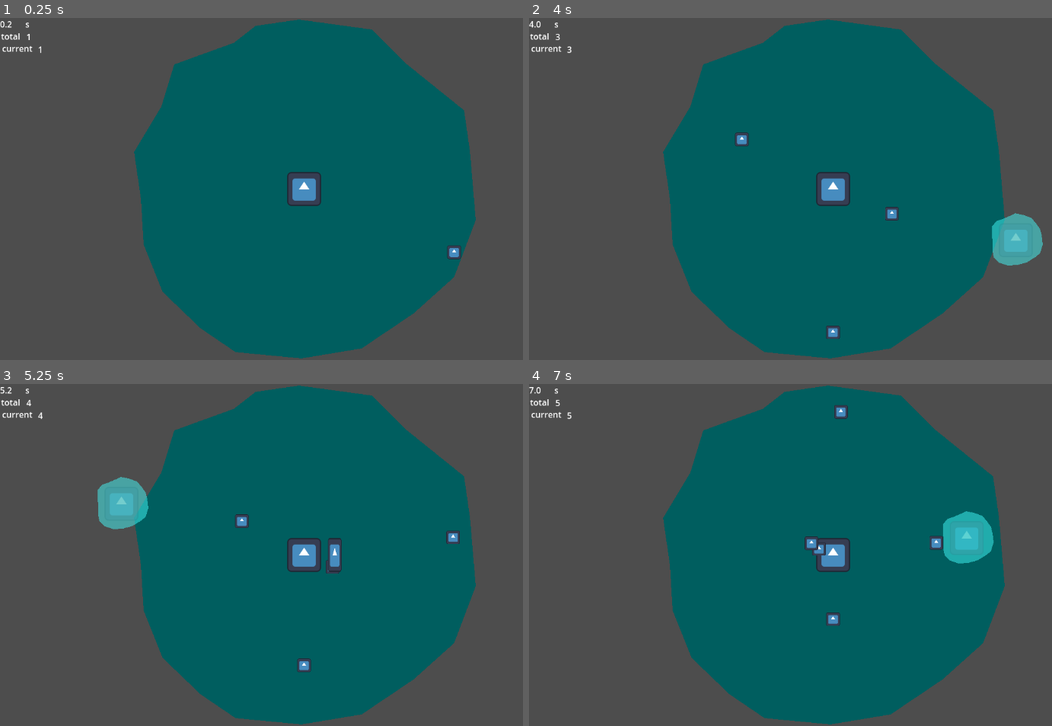
Above: before the commit, frames 1-4 (two rows, left to right).
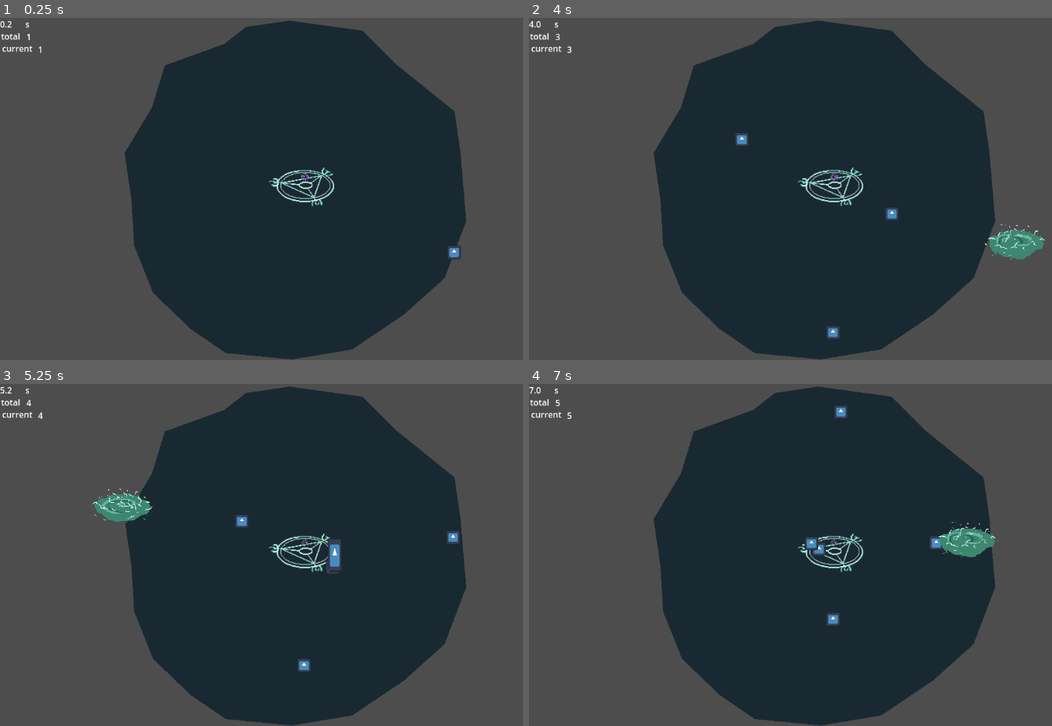
Above: after the commit, the same moments.

Repository: alifeee/loop
Game: Godot game, scene res://scenes/main.tscn
The game is run twice, just before and just after one commit, with the same random seed, the same clock (stepped at 60 frames per second) and the same inputs. The engine's default icon, where the game draws it, is replaced by a stand-in: a white triangle on a blue panel in a dark square.
Inputs (mouse positions are in pixels of both pictures, inside the frame that each line leads up to):
- Up to frame 1 (0.25 s): no input
- Up to frame 2 (4 s): tap Enter at 0.5 s; move the mouse to (968, 171) at 0.52 s; click (968, 171) at 0.67 s; move the mouse to (712, 206) at 1.27 s; click (712, 206) at 1.42 s; move the mouse to (895, 113) at 2.02 s; click (895, 113) at 2.17 s; move the mouse to (800, 257) at 2.77 s; click (800, 257) at 2.92 s; move the mouse to (1015, 240) at 3.52 s; click (1015, 240) at 3.67 s
- Up to frame 3 (5.25 s): move the mouse to (120, 503) at 4.27 s; click (120, 503) at 4.42 s; move the mouse to (334, 555) at 5.02 s; click (334, 555) at 5.17 s
- Up to frame 4 (7 s): move the mouse to (743, 469) at 5.77 s; click (743, 469) at 5.92 s; move the mouse to (968, 537) at 6.52 s; click (968, 537) at 6.67 s

The runs differ from the first frame. In frame 1, 52% of the frame differs, in the area x 23-91%, y 0-100%; in frame 2, 53%, in the area x 23-99%, y 0-100%; in frame 3, 52%; in frame 4, 52%.

Commit message:
feat: add assets

Diff:
--- a/scenes/loop.tscn
+++ b/scenes/loop.tscn
@@ -1,22 +1,59 @@
-[gd_scene load_steps=4 format=3 uid="uid://ck2h376ut281v"]
+[gd_scene load_steps=9 format=3 uid="uid://c23vyokedh25j"]
 
 [ext_resource type="Script" uid="uid://dc61jsp7ri5ni" path="res://scripts/loop.gd" id="1_fpe6o"]
 [ext_resource type="Texture2D" uid="uid://wajv0p62nlg7" path="res://icon.svg" id="1_p0t4i"]
+[ext_resource type="Texture2D" uid="uid://i4s55q5iy7e6" path="res://assets/animations/loop-effect/loop-damage.png" id="3_ayrsc"]
 
 [sub_resource type="CircleShape2D" id="CircleShape2D_fpe6o"]
 radius = 50.0
+
+[sub_resource type="AtlasTexture" id="AtlasTexture_85g3d"]
+atlas = ExtResource("3_ayrsc")
+region = Rect2(0, 0, 128, 128)
+
+[sub_resource type="AtlasTexture" id="AtlasTexture_choun"]
+atlas = ExtResource("3_ayrsc")
+region = Rect2(128, 0, 128, 128)
+
+[sub_resource type="AtlasTexture" id="AtlasTexture_ya4ey"]
+atlas = ExtResource("3_ayrsc")
+region = Rect2(0, 128, 128, 128)
+
+[sub_resource type="SpriteFrames" id="SpriteFrames_kyqv0"]
+animations = [{
+"frames": [{
+"duration": 1.0,
+"texture": SubResource("AtlasTexture_85g3d")
+}, {
+"duration": 1.0,
+"texture": SubResource("AtlasTexture_choun")
+}, {
+"duration": 1.0,
+"texture": SubResource("AtlasTexture_ya4ey")
+}],
+"loop": true,
+"name": &"loop_attack",
+"speed": 5.0
+}]
 
 [node name="Node2D" type="Node2D"]
 script = ExtResource("1_fpe6o")
 
 [node name="Sprite2D" type="Sprite2D" parent="."]
+visible = false
 modulate = Color(1, 1, 1, 0.458824)
 scale = Vector2(0.5, 0.5)
 texture = ExtResource("1_p0t4i")
 
 [node name="Polygon2D" type="Polygon2D" parent="."]
-color = Color(0.266667, 1, 1, 0.482353)
+visible = false
+color = Color(0.266667, 1, 1, 0.537255)
 polygon = PackedVector2Array(-1, -51, 14, -48, 30, -42, 39, -31, 46, -21, 49, -9, 51, 8, 46, 25, 37, 32, 21, 42, 3, 47, -15, 48, -31, 43, -42, 32, -44, 21, -44, 4, -45, -10, -45, -26, -37, -36, -23, -41, -7, -48)
 
 [node name="CollisionShape2D" type="CollisionShape2D" parent="."]
 shape = SubResource("CircleShape2D_fpe6o")
+
+[node name="AnimatedSprite2D" type="AnimatedSprite2D" parent="."]
+sprite_frames = SubResource("SpriteFrames_kyqv0")
+animation = &"loop_attack"
+autoplay = "loop_attack"
--- a/scenes/main.tscn
+++ b/scenes/main.tscn
@@ -1,25 +1,71 @@
-[gd_scene load_steps=6 format=3 uid="uid://c06e8kqm41gh3"]
+[gd_scene load_steps=13 format=3 uid="uid://c06e8kqm41gh3"]
 
 [ext_resource type="Script" uid="uid://cis34mrvusi2o" path="res://scripts/portal.gd" id="1_0wfyh"]
 [ext_resource type="Script" uid="uid://c8u5g67s4bvvo" path="res://scripts/player.gd" id="1_jyhfs"]
-[ext_resource type="Texture2D" uid="uid://wajv0p62nlg7" path="res://icon.svg" id="1_o5qli"]
-[ext_resource type="PackedScene" uid="uid://ck2h376ut281v" path="res://scenes/loop.tscn" id="5_tbgi4"]
-[ext_resource type="Script" uid="uid://b1o1776rup4my" path="res://scripts/userinterface.gd" id="5_tefeu"]
+[ext_resource type="Texture2D" uid="uid://bx70glaekxydg" path="res://assets/non-animations/background_placeholder.png" id="2_o6xl0"]
+[ext_resource type="Texture2D" uid="uid://br1a4v37vsbi3" path="res://assets/non-animations/portal.png" id="2_tbgi4"]
+[ext_resource type="Texture2D" uid="uid://cleacvb483w7q" path="res://assets/animations/portal/portal_summoning_spirte.png" id="4_o6xl0"]
+[ext_resource type="PackedScene" uid="uid://c23vyokedh25j" path="res://scenes/loop.tscn" id="5_tbgi4"]
+[ext_resource type="Script" path="res://scripts/userinterface.gd" id="5_tefeu"]
+
+[sub_resource type="AtlasTexture" id="AtlasTexture_tipki"]
+atlas = ExtResource("4_o6xl0")
+region = Rect2(0, 0, 64, 64)
+
+[sub_resource type="AtlasTexture" id="AtlasTexture_85g3d"]
+atlas = ExtResource("4_o6xl0")
+region = Rect2(64, 0, 64, 64)
+
+[sub_resource type="AtlasTexture" id="AtlasTexture_choun"]
+atlas = ExtResource("4_o6xl0")
+region = Rect2(0, 64, 64, 64)
+
+[sub_resource type="AtlasTexture" id="AtlasTexture_ya4ey"]
+atlas = ExtResource("4_o6xl0")
+region = Rect2(64, 64, 64, 64)
+
+[sub_resource type="SpriteFrames" id="SpriteFrames_eb6dy"]
+animations = [{
+"frames": [{
+"duration": 1.0,
+"texture": SubResource("AtlasTexture_tipki")
+}, {
+"duration": 1.0,
+"texture": SubResource("AtlasTexture_85g3d")
+}, {
+"duration": 1.0,
+"texture": SubResource("AtlasTexture_choun")
+}, {
+"duration": 1.0,
+"texture": SubResource("AtlasTexture_ya4ey")
+}],
+"loop": true,
+"name": &"summon_portal",
+"speed": 5.0
+}]
 
 [node name="Node2D" type="Node2D" node_paths=PackedStringArray("loop1")]
 script = ExtResource("1_jyhfs")
 loop1 = NodePath("Loop1")
 
 [node name="Polygon2D" type="Polygon2D" parent="."]
-color = Color(0, 0.371127, 0.37457, 1)
+position = Vector2(-18, 2)
+texture = ExtResource("2_o6xl0")
 polygon = PackedVector2Array(566, 3, 705, 22, 771, 88, 879, 175, 890, 252, 901, 383, 860, 491, 783, 560, 685, 626, 571, 645, 446, 633, 380, 588, 308, 519, 272, 429, 267, 343, 254, 254, 306, 167, 330, 88, 443, 47, 484, 15)
 
 [node name="Centre" type="Node2D" parent="."]
 
 [node name="Sprite2D" type="Sprite2D" parent="Centre"]
-position = Vector2(576, 324)
-scale = Vector2(0.5, 0.5)
-texture = ExtResource("1_o5qli")
+position = Vector2(571.5, 317.375)
+scale = Vector2(1.17969, 1.26172)
+texture = ExtResource("2_tbgi4")
+
+[node name="AnimatedSprite2D" type="AnimatedSprite2D" parent="Centre"]
+position = Vector2(578, 298.75)
+scale = Vector2(0.84375, 0.804687)
+sprite_frames = SubResource("SpriteFrames_eb6dy")
+animation = &"summon_portal"
+autoplay = "summon_portal"
 
 [node name="Spawner" type="Node2D" parent="." node_paths=PackedStringArray("timer")]
 position = Vector2(576, 324)
Not shown, added: assets/non-animations/background_placeholder.png.import
